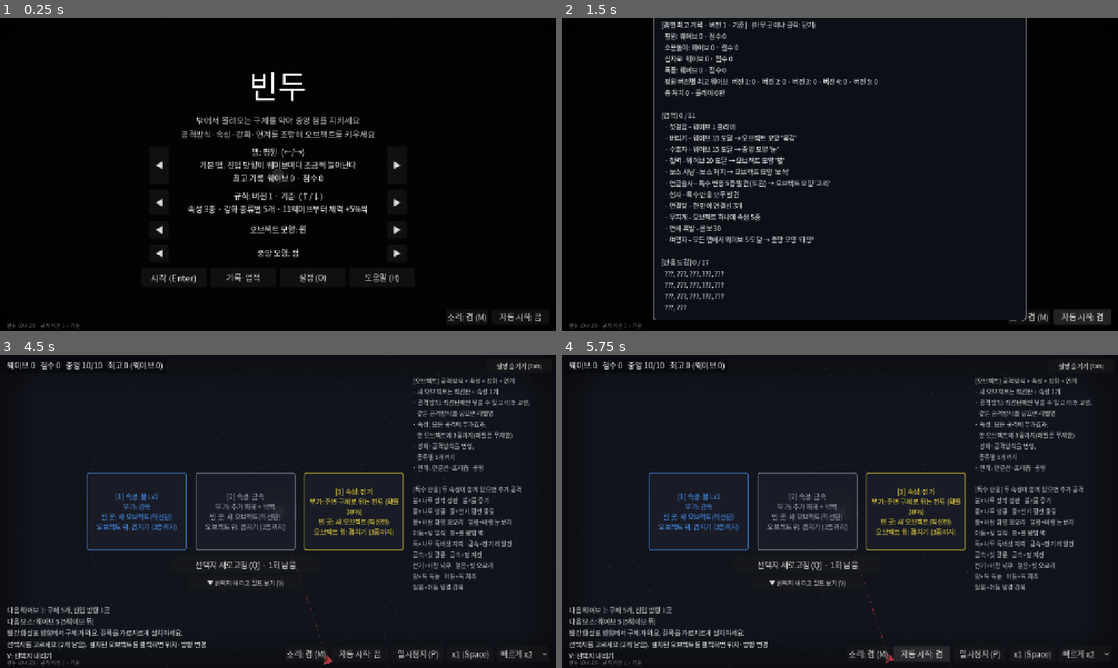
Above: before the commit, frames 1-4 (two rows, left to right).
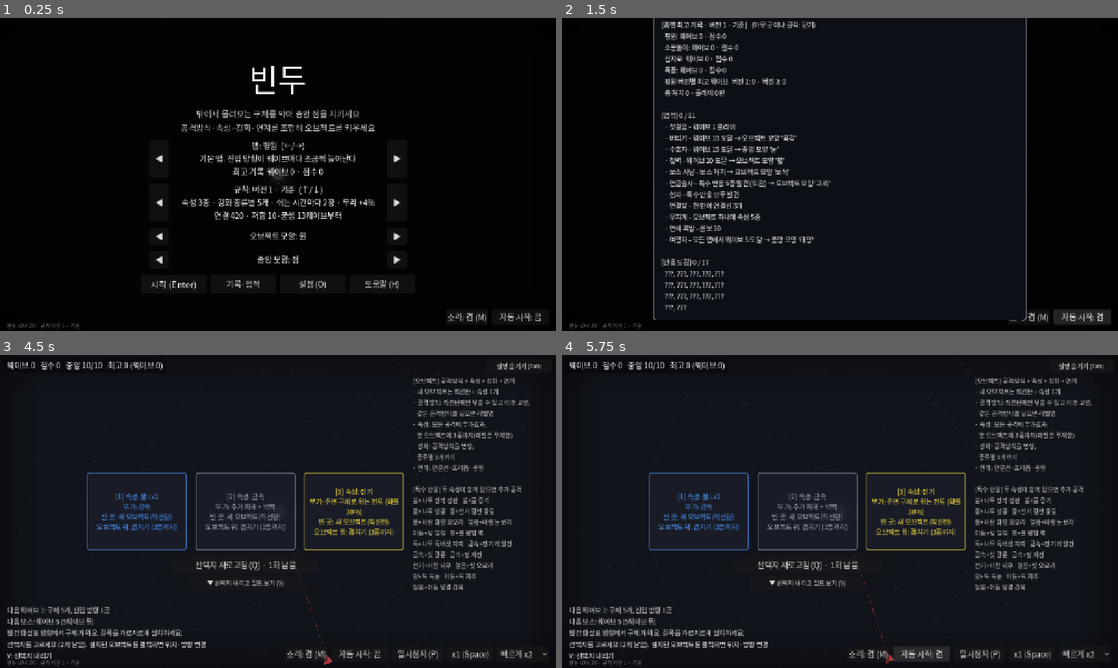
Above: after the commit, the same moments.

Repository: lenope1214/Bindu
Game: Godot game, scene res://main.tscn
Same seed, same stepped clock (60 frames per second), same inputs: the game is played once before the commit and once after it.
Inputs:
- Up to frame 1 (0.25 s): no input
- Up to frame 2 (1.5 s): click "기록·업적" at 0.5 s; click "자동 시작: 끔" at 1.25 s
- Up to frame 3 (4.5 s): click "자동 시작: 켬" at 2 s; click "자동 시작: 끔" at 2.75 s; click "자동 시작: 켬" at 3.5 s; click "시작 (Enter)" at 4.25 s
- Up to frame 4 (5.75 s): click "자동 시작: 끔" at 5 s

The runs differ from the first frame. In frame 1, 5.9% of the frame differs, in the area x 5-72%, y 15-99%; in frame 2, 0.2%; in frame 3, less than 0.1%; in frame 4, less than 0.1%.

Commit message:
v0.4.30: 규칙 정리 — 버전 1(2·4 장점 반영)과 3만 선택, 기록 새로 시작
Co-Authored-By: Claude Opus 5.5 <noreply@anthropic.com>
Claude-Session: https://claude.ai/code/session_012rhiBk8DNq9aJW6scrLhD6

Diff:
--- a/project.godot
+++ b/project.godot
@@ -15,7 +15,7 @@
 [application]
 
 config/name="Bindu"
-config/version="0.4.29"
+config/version="0.4.30"
 run/main_scene="res://main.tscn"
 config/features=PackedStringArray("4.7")
 config/icon="res://icon.svg"
--- a/scripts/main.gd
+++ b/scripts/main.gd
@@ -1887,6 +1887,14 @@
 	for r in Rules.IDS:
 		vers.append("버전 %d: %d" % [r, Meta.best_of(Meta.key(Meta.map_id, r))[0]])
 	lines.append("  %s 버전별 최고 웨이브  %s" % [Meta.MAPS[Meta.map_id]["name"], " · ".join(vers)])
+	# 2026-10-30 이전 규칙(버전 1~5)의 기록은 따로 보관해 보여 준다
+	var olds := PackedStringArray()
+	for r in Rules.OLD_IDS:
+		var w: int = Meta.best_of(Meta.key(Meta.map_id, r, true))[0]
+		if w > 0:
+			olds.append("버전 %d: %d" % [r, w])
+	if not olds.is_empty():
+		lines.append("  이전 규칙 최고 웨이브  %s" % " · ".join(olds))
 	lines.append("  총 처치 %s · 플레이 %d판" % [num(Meta.total_kills), Meta.games])
 	lines.append("")
 	lines.append("[업적] %d / %d" % [Meta.achieved.size(), Meta.ACH_IDS.size()])
@@ -2026,8 +2034,10 @@
 		return {}
 	var map: String = Meta.val(cfg, "run", "map", "")
 	var r: int = Meta.val(cfg, "run", "rules", 0)
-	if not map in Meta.MAP_IDS or not r in Rules.IDS:
+	if not map in Meta.MAP_IDS or not r in Rules.ALL_IDS:
 		return {}
+	if not r in Rules.IDS:
+		r = 1  # 고를 수 없게 된 버전(2·4·5)으로 저장된 판은 버전 1로 이어 한다
 	return {"wave": maxi(0, Meta.val(cfg, "run", "wave", 0)), "map": map, "rules": r, "cfg": cfg}
 
 
--- a/scripts/meta.gd
+++ b/scripts/meta.gd
@@ -61,10 +61,13 @@
 
 
 ## 기록 키: 버전 1은 맵 id 그대로(예전 기록 유지), 다른 버전은 따로 센다.
-static func key(id: String = map_id, r: int = -1) -> String:
+## 최고 기록 키. 2026-10-30에 고친 버전 1·3은 기록을 새로 시작한다 (old: 그 전 규칙의 키).
+static func key(id: String = map_id, r: int = -1, old := false) -> String:
 	if r < 0:
 		r = rules
-	return id if r == 1 else "%s@v%d" % [id, r]
+	if old:
+		return id if r == 1 else "%s@v%d" % [id, r]
+	return "%s@v%d%s" % [id, r, Rules.REC_TAG]
 
 
 static func best_of(id: String) -> Array:
--- a/scripts/rules.gd
+++ b/scripts/rules.gd
@@ -1,13 +1,18 @@
 class_name Rules
 ## 규칙 버전: 시작 화면에서 골라 같은 게임을 다른 규칙으로 비교해 본다.
-## 1 기준(상한), 2 분산형, 3 자유 쌓기 + 대가, 4 빠른 템포, 5 조합형(버전 1 + 강화 칸).
+## 2026-10-30 결정: 1 기준(상한)과 3 자유 쌓기(상한 없음 + 대가) 두 개만 고른다.
+## 버전 1은 2(분산: 연결 거리·무리)와 4(카드 2장·이른 특수 구체)의 좋은 점을 넣어 고쳤고, 3도 같은 공통 항목을 쓴다.
+## 2·4·5는 예전 기록·비교용으로 코드만 남긴다 (시작 화면에서 고를 수 없음, 이어하기는 버전 1로).
 
-const IDS := [1, 2, 3, 4, 5]
+const IDS := [1, 3]  # 시작 화면에서 고르는 버전
+const ALL_IDS := [1, 2, 3, 4, 5]  # apply가 아는 버전 (봇 비교용)
+const OLD_IDS := [1, 2, 3, 4, 5]  # 2026-10-30 이전 규칙의 최고 기록 (기록 화면에 "이전 규칙"으로)
+const REC_TAG := "r2"  # 고친 버전 1·3은 최고 기록을 새로 시작한다 (예전 기록은 그대로 보관)
 const NAMES := {1: "버전 1 · 기준", 2: "버전 2 · 분산형", 3: "버전 3 · 자유 쌓기", 4: "버전 4 · 빠른 템포", 5: "버전 5 · 조합형"}
 const DESCS := {
-	1: "속성 3종 · 강화 종류별 5개 · 11웨이브부터 체력 +5%씩",
+	1: "속성 3종 · 강화 종류별 5개 · 쉬는 시간마다 2장 · 무리 +4% · 연결 420 · 저항 10·굳셈 13웨이브부터",
 	2: "속성 2종 · 강화 종류별 3개 · 무리 +6% · 연결 거리 420",
-	3: "상한 없음 · 속성 종류마다 공격 속도 -25% · 같은 강화는 쌓을수록 효과 절반씩",
+	3: "상한 없음 · 속성 종류마다 공격 속도 -25% · 같은 강화는 쌓을수록 효과 절반씩 · 그 밖은 버전 1과 같음",
 	4: "쉬는 시간마다 2장 · 체력 +8%씩 · 특수 구체 8웨이브부터 · 구체 1.4배",
 	5: "버전 1 + 강화 칸: 속성마다 칸 1~3, 2종 섞으면 x1.5 · 3종 x2 · 강화는 무게만큼 칸을 씀",
 }
@@ -16,15 +21,15 @@
 static var version := 1
 static var max_elems := 3  # 한 오브젝트에 넣을 수 있는 속성 종류 (레벨은 무제한)
 static var max_mod := 5  # 강화 종류마다 쌓을 수 있는 수
-static var crowd := 0.03  # 오브젝트 하나당 전체 피해 보너스
-static var link_range := 320.0
+static var crowd := 0.04  # 오브젝트 하나당 전체 피해 보너스
+static var link_range := 420.0
 static var orb_mul := 1.0  # 웨이브 구체 수 배율
 static var tax_step := 0.15  # 속성 종류 하나당 공격 속도 감소
 static var mod_decay := false  # 같은 강화를 쌓을수록 효과가 절반씩 (1, 1.5, 1.75, ...)
-static var picks := 1  # 3웨이브부터 쉬는 시간마다 고르는 수
+static var picks := 2  # 쉬는 시간마다 고르는 수
 static var hp_growth := 1.05  # 11웨이브부터 웨이브마다 구체 체력 배율
-static var resist_from := 12  # 저항 구체가 나오는 웨이브
-static var sturdy_from := 15  # 굳센 구체가 나오는 웨이브
+static var resist_from := 10  # 저항 구체가 나오는 웨이브
+static var sturdy_from := 13  # 굳센 구체가 나오는 웨이브
 static var mod_slots := false  # 강화 칸: 속성이 정하는 칸 안에서만 강화를 넣는다 (버전 5)
 
 ## 강화 칸 (버전 5). 속성 칸: 혼자 내는 피해가 큰 속성일수록 작다 (2026-10-30 측정, 직선탄 Lv2 피해/초).
@@ -41,18 +46,18 @@
 
 
 static func apply(v: int) -> void:
-	version = v if v in IDS else 1
+	version = v if v in ALL_IDS else 1
 	max_elems = 3
 	max_mod = 5
-	crowd = 0.03
-	link_range = 320.0
+	crowd = 0.04
+	link_range = 420.0
 	orb_mul = 1.0
 	tax_step = 0.15
 	mod_decay = false
-	picks = 1
+	picks = 2
 	hp_growth = 1.05
-	resist_from = 12
-	sturdy_from = 15
+	resist_from = 10
+	sturdy_from = 13
 	mod_slots = false
 	match version:
 		2:
Not shown, changed: CHANGELOG.md
Not shown, changed: README.md
